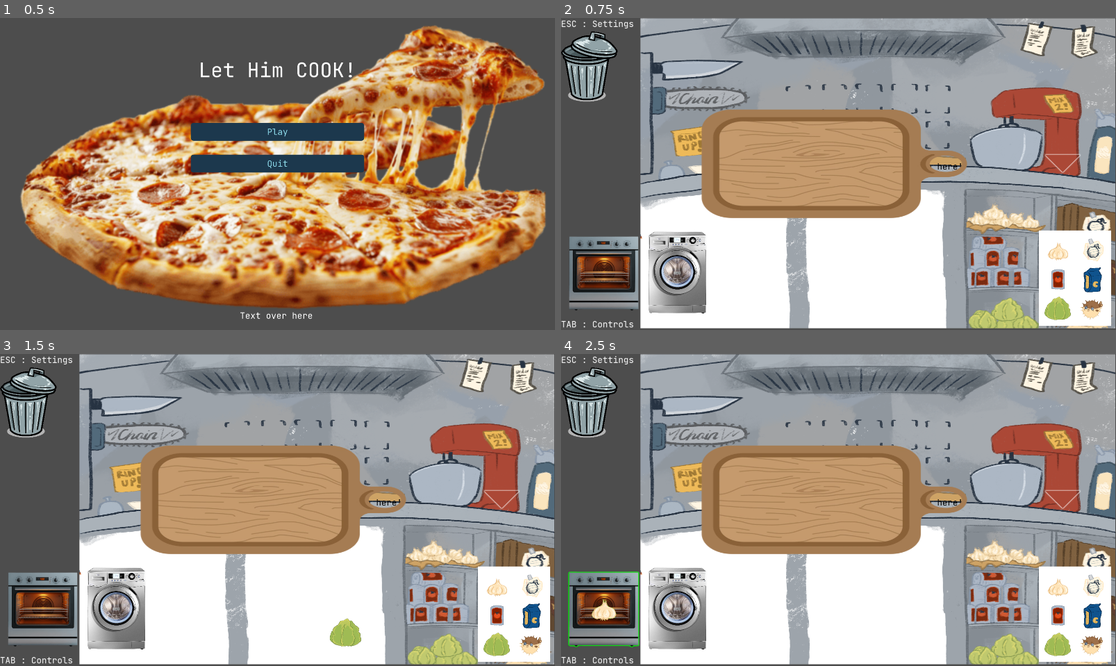
Above: before the commit, frames 1-4 (two rows, left to right).
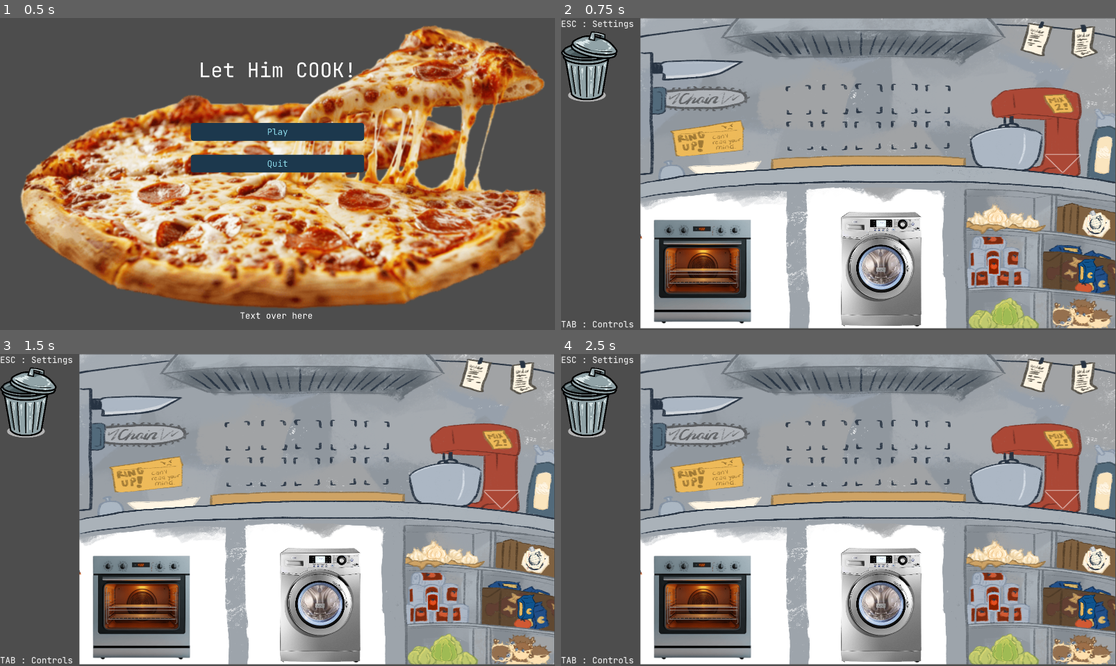
Above: after the commit, the same moments.

Repository: MikeyMictan1/Warwick-Game-Jam-2026
Game: Godot game, scene res://UI/ui_scenes/MainMenu.tscn
Same seed, same stepped clock (60 frames per second), same inputs: the game is played once before the commit and once after it. The engine's default icon, where the game draws it, is replaced by a stand-in: a white triangle on a blue panel in a dark square.
Inputs (mouse positions are in pixels of both pictures, inside the frame that each line leads up to):
- Up to frame 1 (0.5 s): no input
- Up to frame 2 (0.75 s): click "Play" at 0.5 s
- Up to frame 3 (1.5 s): tap Enter at 1.25 s; drag from (493, 644) to (44, 609) at 1.27 s
- Up to frame 4 (2.5 s): drag from (1060, 588) to (605, 609) at 2.02 s

Frame 1 is identical in both runs. In frame 2, 31% of the frame differs, in the area x 1-100%, y 29-99%; in frame 3, 31%; in frame 4, 31%.

Commit message:
Finish game state logic with bell + validation plate added

Diff:
--- a/Assets/Art/outline.gdshader
+++ b/Assets/Art/outline.gdshader
@@ -1,7 +1,7 @@
 shader_type canvas_item;
 
 uniform vec4 outline_color : source_color = vec4(1.0, 1.0, 1.0, 1.0);
-uniform float outline_width : hint_range(0.0, 10.0) = 2.0;
+uniform float outline_width : hint_range(0.0, 10.0) = 10.0;
 uniform bool show_outline = false;
 
 void fragment() {
--- a/Scenes/ChoppingBoard.tscn
+++ b/Scenes/ChoppingBoard.tscn
@@ -10,6 +10,7 @@
 script = ExtResource("1_uxuos")
 
 [node name="Sprite2D" type="Sprite2D" parent="."]
+visible = false
 position = Vector2(84.39239, 16.159311)
 rotation = 1.5707964
 scale = Vector2(0.32597, 0.48879808)
--- a/Scenes/MainScene.tscn
+++ b/Scenes/MainScene.tscn
@@ -9,8 +9,12 @@
 [ext_resource type="PackedScene" uid="uid://bb8kjvwjtv6qo" path="res://Scenes/Bin.tscn" id="6_f140w"]
 [ext_resource type="Resource" uid="uid://do6hc4bkwpcbk" path="res://Resources/Garlic.tres" id="7_f140w"]
 [ext_resource type="PackedScene" uid="uid://dph6b446653jp" path="res://Scenes/WashingMachine.tscn" id="7_q68mp"]
+[ext_resource type="Script" uid="uid://j5w5dc311n0s" path="res://Scripts/bell.gd" id="8_xc4hf"]
+[ext_resource type="Script" uid="uid://dqm4cuvlf07ht" path="res://Scripts/Finished.gd" id="9_6rnll"]
 [ext_resource type="Resource" uid="uid://dyrp0xa815j51" path="res://Resources/Bomb_Picture.tres" id="10_4b75m"]
+[ext_resource type="PackedScene" uid="uid://ctrn2nwo2rxqi" path="res://Scenes/Ingredient.tscn" id="10_6rnll"]
 [ext_resource type="Resource" uid="uid://dg2qkiec5x3sg" path="res://Resources/Tomato_Sauce.tres" id="11_8ju71"]
+[ext_resource type="Resource" uid="uid://8mkhxm2664hp" path="res://Resources/Tomato_Pasta.tres" id="11_enc0b"]
 [ext_resource type="Resource" uid="uid://cyjxo1ctfjey8" path="res://Resources/Pufferfish.tres" id="12_xb4mg"]
 [ext_resource type="Resource" uid="uid://iruq2f54b0f5" path="res://Resources/Dried_Pasta.tres" id="13_6t1o7"]
 
@@ -24,15 +28,6 @@
 offset_bottom = 1074.0
 texture = ExtResource("2_0iob3")
 expand_mode = 1
-
-[node name="PlaceholderText" type="Label" parent="PlaceholderBackground"]
-modulate = Color(0, 0, 0, 1)
-layout_mode = 0
-offset_left = 774.0
-offset_top = 493.0
-offset_right = 1116.0
-offset_bottom = 533.0
-text = "Stuff will go here!"
 
 [node name="UICanvasLayer" type="CanvasLayer" parent="."]
 
@@ -59,53 +54,67 @@
 [node name="Appliances" type="Node2D" parent="."]
 
 [node name="Oven" parent="Appliances" instance=ExtResource("2_y4jh7")]
-position = Vector2(149.00012, 878)
-scale = Vector2(5, 5)
+position = Vector2(490.99997, 869)
+scale = Vector2(7, 7)
 
 [node name="WashingMachine" parent="Appliances" instance=ExtResource("7_q68mp")]
-position = Vector2(403.00006, 876)
-scale = Vector2(5, 5)
+position = Vector2(1108, 862)
+scale = Vector2(7, 7)
 
 [node name="MixingBowl" parent="Appliances" instance=ExtResource("4_f140w")]
 position = Vector2(1735, 504.00006)
 scale = Vector2(5, 5)
 
 [node name="ChoppingBoard" parent="Appliances" instance=ExtResource("5_0iob3")]
-position = Vector2(608, 440)
+position = Vector2(808, 279)
 scale = Vector2(4, 4)
 
 [node name="Bin" parent="Appliances" instance=ExtResource("6_f140w")]
 position = Vector2(98, 168)
 scale = Vector2(2, 2)
 
+[node name="Bell" type="Area2D" parent="Appliances" node_paths=PackedStringArray("finished_plate")]
+position = Vector2(380, 503)
+script = ExtResource("8_xc4hf")
+finished_plate = NodePath("../FinishedPlate")
+
+[node name="CollisionPolygon2D" type="CollisionPolygon2D" parent="Appliances/Bell"]
+polygon = PackedVector2Array(-4, 19, 0, 0, 25, 7, 42, 15, 50, 41, -45, 58, -42, 28, -32, 12, -15, 6, -17, -1, -25, 1, -26, -6, 6, -14, 8, -5, 0, -3, 0, 0, 25, 7)
+
+[node name="FinishedPlate" type="Area2D" parent="Appliances" node_paths=PackedStringArray("tomato_pasta")]
+position = Vector2(573, 518)
+script = ExtResource("9_6rnll")
+tomato_pasta = NodePath("ModelAnswer")
+
+[node name="CollisionPolygon2D" type="CollisionPolygon2D" parent="Appliances/FinishedPlate"]
+position = Vector2(-120, -5)
+polygon = PackedVector2Array(10, -2, 126, -6, 248, -19, 229, 13, 22, 26, -8, 2)
+
+[node name="ModelAnswer" parent="Appliances/FinishedPlate" instance=ExtResource("10_6rnll")]
+visible = false
+ingredient_data = ExtResource("11_enc0b")
+
 [node name="IngredientGenerators" type="Node2D" parent="."]
 
-[node name="ColorRect" type="ColorRect" parent="IngredientGenerators"]
-offset_left = 1653.0
-offset_top = 735.0
-offset_right = 1903.0
-offset_bottom = 1065.0
-mouse_filter = 2
-
 [node name="LettuceSpawner" parent="IngredientGenerators" instance=ExtResource("5_qxria")]
-position = Vector2(1718, 1006)
+position = Vector2(1537, 1025)
 
 [node name="GarlicSpawner" parent="IngredientGenerators" instance=ExtResource("5_qxria")]
-position = Vector2(1720, 805)
+position = Vector2(1509, 680)
 ingredient_data = ExtResource("7_f140w")
 
 [node name="BombPaperSpawner" parent="IngredientGenerators" instance=ExtResource("5_qxria")]
-position = Vector2(1837, 802)
+position = Vector2(1845, 704)
 ingredient_data = ExtResource("10_4b75m")
 
 [node name="TomatoSpawner" parent="IngredientGenerators" instance=ExtResource("5_qxria")]
-position = Vector2(1721, 903)
+position = Vector2(1499, 857)
 ingredient_data = ExtResource("11_8ju71")
 
 [node name="PufferfishSpawner" parent="IngredientGenerators" instance=ExtResource("5_qxria")]
-position = Vector2(1834, 1007)
+position = Vector2(1805, 1027)
 ingredient_data = ExtResource("12_xb4mg")
 
 [node name="DriedPastaSpawner" parent="IngredientGenerators" instance=ExtResource("5_qxria")]
-position = Vector2(1837, 905)
+position = Vector2(1818, 874)
 ingredient_data = ExtResource("13_6t1o7")
--- /dev/null
+++ b/Scripts/Finished.gd
@@ -0,0 +1,38 @@
+extends Area2D
+
+var held_ingredient: IngredientScene = null
+@export var tomato_pasta : IngredientScene
+
+func _ready():
+	add_to_group("finished_plate")
+
+func submitted():
+	print("Finished: submitted() called")
+	if held_ingredient.get_ingredient_name() == tomato_pasta.get_ingredient_name():
+		get_tree().change_scene_to_file("res://UI/ui_scenes/MainMenu.tscn")
+
+	else:
+		held_ingredient.kill_ingredient()
+
+# Call this to add an ingredient to Finished
+func add_ingredient(ingredient: IngredientScene):
+	if held_ingredient == null:
+		held_ingredient = ingredient
+		# Snap ingredient to Finished position
+		ingredient.global_position = global_position
+		ingredient.z_index = 1
+		# Stop ingredient timer
+		if ingredient.timer:
+			ingredient.timer.stop()
+		print("Ingredient added to Finished.")
+		return true
+	else:
+		print("Finished already holding an ingredient.")
+		return false
+
+func remove_ingredient():
+	if held_ingredient:
+		# Restart timers when removed
+		held_ingredient.start_timers()
+		held_ingredient = null
+		print("Ingredient removed from Finished.")
--- a/Scripts/IngredientScene.gd
+++ b/Scripts/IngredientScene.gd
@@ -37,6 +37,7 @@
 	sprite.modulate.a = 1.0
 
 func _ready():
+
 	sprite.texture = ingredient_data.get_ingredient_icon()
 	input_pickable = true
 
@@ -84,7 +85,7 @@
 
 func is_over_appliance() -> bool:
 	for area in get_overlapping_areas():
-		if area.name in ["MixingBowl", "Oven", "WashingMachine"]:
+		if area.name in ["MixingBowl", "Oven", "WashingMachine", "FinishedPlate"]:
 			return true
 		if area.name.begins_with("slot_"):
 			return true
@@ -107,6 +108,11 @@
 				# Set z-index to 100 while dragging
 				z_index = 100
 
+				# If in finished plate, remove from it
+				var finished_plate = get_tree().get_first_node_in_group("finished_plate")
+				if finished_plate and finished_plate.held_ingredient == self:
+					finished_plate.remove_ingredient()
+
 				# If in a slot, remove from it
 				if current_slot != null:
 					var chopping_board = get_tree().get_first_node_in_group("chopping_board")
@@ -165,22 +171,16 @@
 	for other_area in get_overlapping_areas():
 		if other_area.name.begins_with("slot_"):
 			overlapping_slots.append(other_area)
-
 	# If overlapping multiple slots, find the one with most overlap
 	if overlapping_slots.size() > 0:
 		var best_slot = null
 		var max_overlap = 0.0
-
 		for slot in overlapping_slots:
-			# Calculate overlap distance (closer center = better)
 			var distance = global_position.distance_to(slot.global_position)
-			var overlap_score = 1.0 / (distance + 1.0)  # Inverse distance scoring
-
+			var overlap_score = 1.0 / (distance + 1.0)
 			if overlap_score > max_overlap:
 				max_overlap = overlap_score
 				best_slot = slot
-
-		# Try to add to the best slot
 		if best_slot:
 			var chopping_board = get_tree().get_first_node_in_group("chopping_board")
 			if chopping_board:
@@ -188,29 +188,30 @@
 				if chopping_board.try_add_ingredient_to_slot(self, best_slot):
 					return
 
-	# Check if we're overlapping with appliances
+	# Check if we're overlapping with appliances (including Finished)
 	for other_area in get_overlapping_areas():
 		if other_area.name == "MixingBowl":
 			stop_timers()
 			print("Adding to mixing bowl: ", ingredient_data.name)
 			other_area.add_ingredient(self)
 			return
-
 		elif other_area.name == "Oven":
 			stop_timers()
 			print("Adding to oven: ", ingredient_data.name)
 			other_area.add_ingredient(self)
 			return
-
 		elif other_area.name == "WashingMachine":
 			stop_timers()
 			print("Adding to washing machine: ", ingredient_data.name)
 			other_area.add_ingredient(self)
 			return
-
+		elif other_area.name == "FinishedPlate":
+			stop_timers()
+			print("Adding to finished plate: ", ingredient_data.name)
+			if other_area.add_ingredient(self):
+				return
 		elif other_area.name == "Bin":
-			print("Adding to bin")
-			death_player.play("death")
+			kill_ingredient()
 
 func pop_out():
 	# Play the pop_out animation from the AnimationPlayer
@@ -223,3 +224,6 @@
 func get_ingredient_name():
 	if ingredient_data:
 		return ingredient_data.name
+
+func kill_ingredient():
+	death_player.play("death")
--- /dev/null
+++ b/Scripts/bell.gd
@@ -0,0 +1,7 @@
+extends Area2D
+
+@export var finished_plate: Area2D
+
+func _input_event(viewport, event, shape_idx):
+	if event is InputEventMouseButton and event.button_index == MOUSE_BUTTON_LEFT and event.pressed:
+		finished_plate.submitted()
--- a/UI/ui_scenes/MainMenu.tscn
+++ b/UI/ui_scenes/MainMenu.tscn
@@ -3,7 +3,7 @@
 [ext_resource type="Script" uid="uid://nabomb7ouy6n" path="res://UI/ui_scripts/main_menu.gd" id="1_lget4"]
 [ext_resource type="Theme" uid="uid://b81kaf80j5ngy" path="res://UI/ui_themes/MainMenuButtonTheme.tres" id="1_uyl7m"]
 [ext_resource type="Theme" uid="uid://d1tl4ouhddgg7" path="res://UI/ui_themes/base_theme.tres" id="2_i6s3c"]
-[ext_resource type="Texture2D" uid="uid://bjxy38vww0ttd" path="res://Assets/Art/UI_Art/pizza.png" id="2_ueq4g"]
+[ext_resource type="Texture2D" uid="uid://bjxy38vww0ttd" path="res://Assets/Art/Other/pizza.png" id="2_ueq4g"]
 
 [node name="MainMenu" type="Node2D"]
 script = ExtResource("1_lget4")
--- /dev/null
+++ b/UI/ui_scenes/WinningMenu.tscn
@@ -0,0 +1,61 @@
+[gd_scene load_steps=3 format=3 uid="uid://1krh8agw1lm3"]
+
+[ext_resource type="Script" uid="uid://b81losdd0ykv5" path="res://UI/ui_scripts/winning_menu.gd" id="1_lvbm2"]
+[ext_resource type="Theme" uid="uid://d1tl4ouhddgg7" path="res://UI/ui_themes/base_theme.tres" id="2_x8q7y"]
+
+[node name="WinningMenu" type="Node2D"]
+script = ExtResource("1_lvbm2")
+
+[node name="CanvasLayer" type="CanvasLayer" parent="."]
+
+[node name="Control" type="Control" parent="CanvasLayer"]
+layout_mode = 3
+anchors_preset = 15
+anchor_right = 1.0
+anchor_bottom = 1.0
+grow_horizontal = 2
+grow_vertical = 2
+
+[node name="ColorRect" type="ColorRect" parent="CanvasLayer/Control"]
+layout_mode = 1
+anchors_preset = 15
+anchor_right = 1.0
+anchor_bottom = 1.0
+grow_horizontal = 2
+grow_vertical = 2
+
+[node name="RichTextLabel" type="RichTextLabel" parent="CanvasLayer/Control"]
+clip_contents = false
+layout_mode = 0
+offset_left = 578.0
+offset_top = 185.0
+offset_right = 1250.0
+offset_bottom = 278.0
+theme_override_colors/default_color = Color(0, 0, 0, 1)
+theme_override_font_sizes/normal_font_size = 70
+text = "Congratulations!"
+fit_content = true
+scroll_active = false
+autowrap_mode = 0
+
+[node name="MainMenu" type="Button" parent="CanvasLayer/Control"]
+custom_minimum_size = Vector2(0, 60)
+layout_mode = 0
+offset_left = 493.0
+offset_top = 614.0
+offset_right = 663.0
+offset_bottom = 674.0
+text = "Main Menu"
+
+[node name="Quit" type="Button" parent="CanvasLayer/Control"]
+custom_minimum_size = Vector2(0, 60)
+layout_mode = 0
+offset_left = 1246.0
+offset_top = 629.0
+offset_right = 1326.0
+offset_bottom = 689.0
+theme = ExtResource("2_x8q7y")
+text = "Quit"
+
+[connection signal="pressed" from="CanvasLayer/Control/MainMenu" to="." method="_on_main_menu_pressed"]
+[connection signal="pressed" from="CanvasLayer/Control/Quit" to="." method="_on_quit_pressed"]
--- /dev/null
+++ b/UI/ui_scripts/winning_menu.gd
@@ -0,0 +1,7 @@
+extends Node2D
+
+func _on_quit_pressed() -> void:
+	get_tree().quit()
+
+func _on_main_menu_pressed() -> void:
+	get_tree().change_scene_to_file("res://UI/ui_scenes/MainMenu.tscn")
Not shown: 1 places in Scenes/MainScene.tscn that only renumber resources
Not shown, added: Scripts/Finished.gd.uid
Not shown, added: Scripts/bell.gd.uid
Not shown, added: UI/ui_scripts/winning_menu.gd.uid
